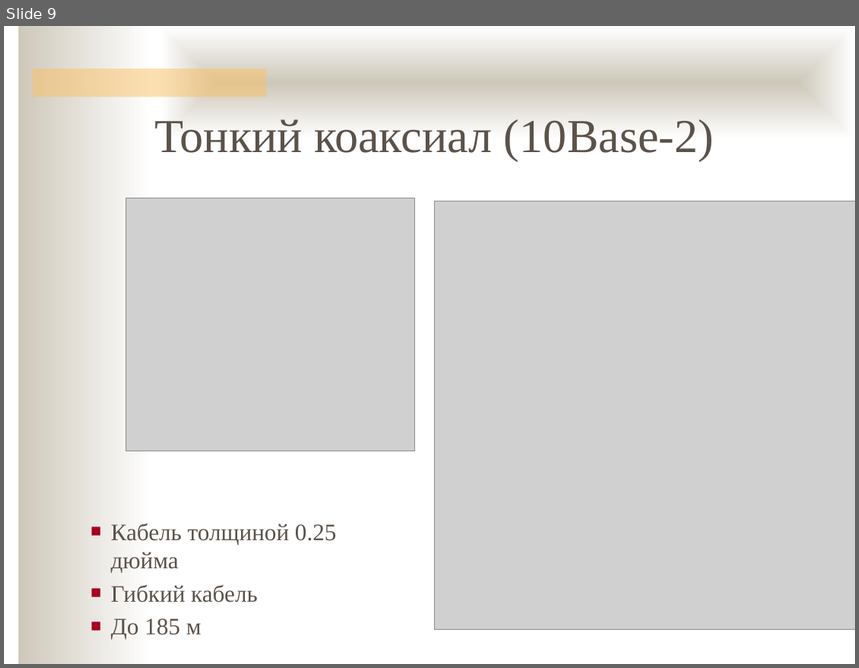
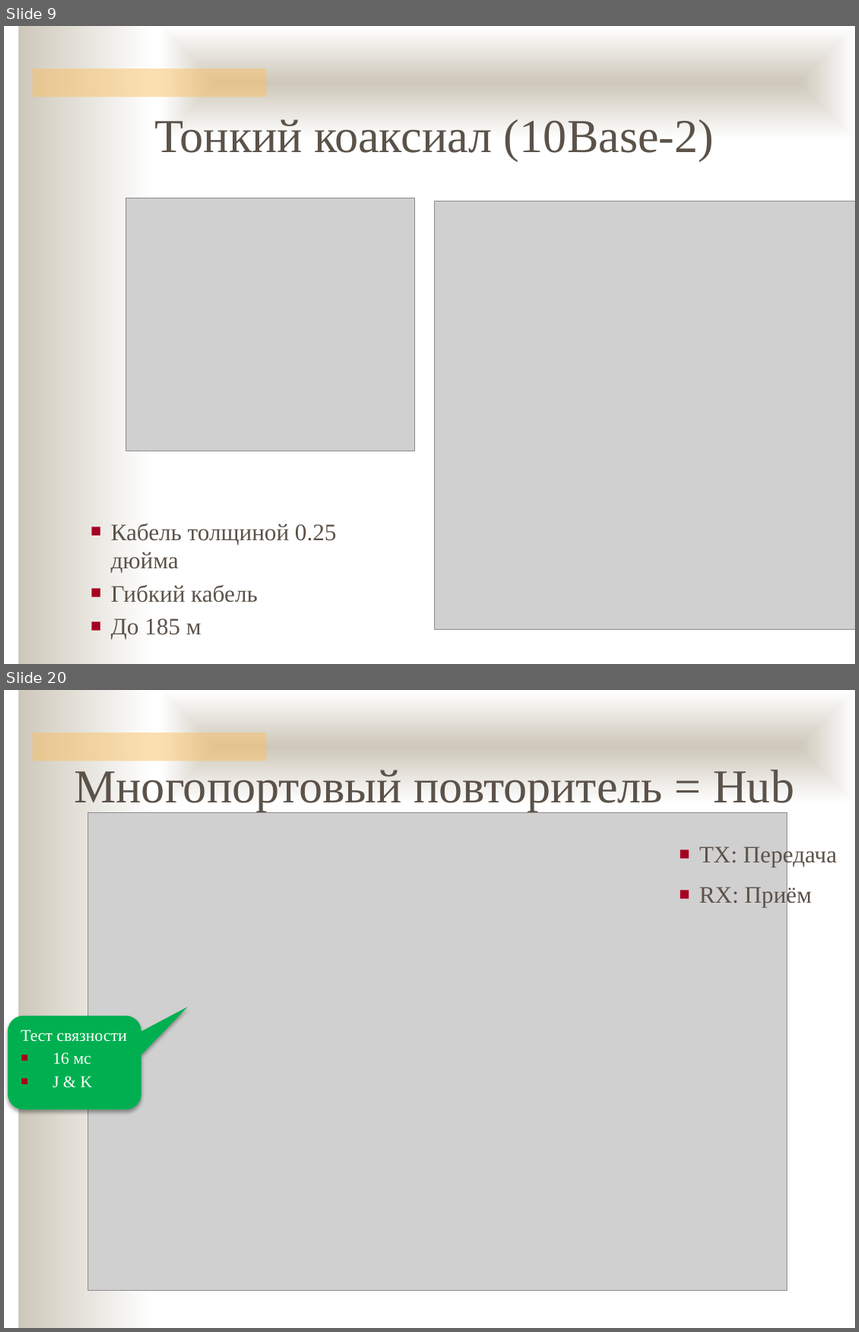
Before and after one commit to ukoloff/nets, a slide deck: 05.pptx. Shown one above the other, each under a label of ours: slide 9 before the commit, slides 9 and 20 after it; the slides between them are not shown. The pictures are 859x668 and 859x1332 pixels, drawn with LibreOffice and Linux fonts; fonts in the diff are those of the drawing; grey boxes stand for pictures; background and template pictures are left out. Boxes give left, top, right and bottom in pixels: in the first picture for what was removed or moved away, otherwise in the second. Text is boxed around its words. In the diff, an @@ line names an element or a change of style, - is before the commit and + after.

```diff
--- a/05.pptx
+++ b/05.pptx
@@ slide 20 added at <box>4,690,855,1328</box>, background #FFFFFF; not listed: 3 template elements that a slide beside it also shows @@
@@ text added at <box>74,770,794,812</box>, 40 pt, text #5B5249 @@
+Многопортовый повторитель = Hub
@@ picture added at <box>88,812,787,1291</box> @@
@@ text added at <box>699,844,837,907</box>, 20 pt, text #5B5249 @@
+■ TX: Передача
+■ RX: Приём
@@ rounded speech box added at <box>7,1016,141,1110</box>, fill #00B050, 14 pt, text #FFFFFF @@
+Тест связности
+■ 16 мс
+■ J & K
```
Also in this commit, not shown: 1 slide changed, 13 other slides added, 1 slide removed.
